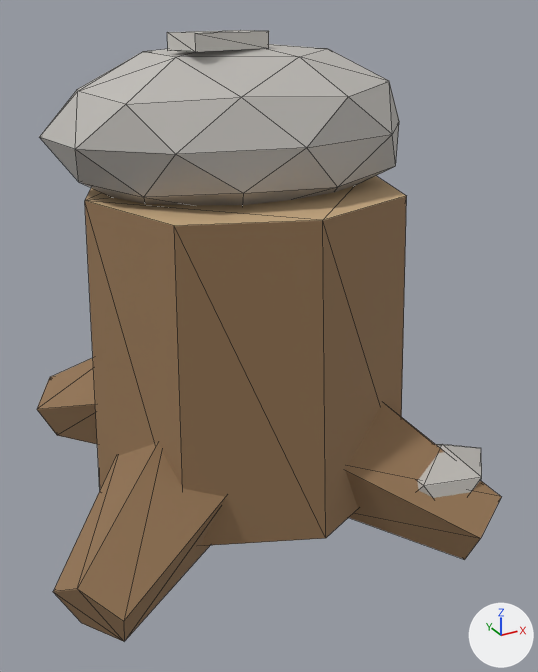
One commit to the glTF model assets/3d/models/anvil.glb: the scene before it, then after it.
One viewpoint serves both versions: a 50 mm camera at (-0.455, -0.909, 0.645) aimed at (0.02, -0.046, 0.214). Arrows for +X, +Y and +Z are at lower right; the lights stay in place. The first picture is the older version. Mesh edges are drawn as thin lines. Vertices at exactly the same position are counted once.

In view in the first picture: 'anvil'.
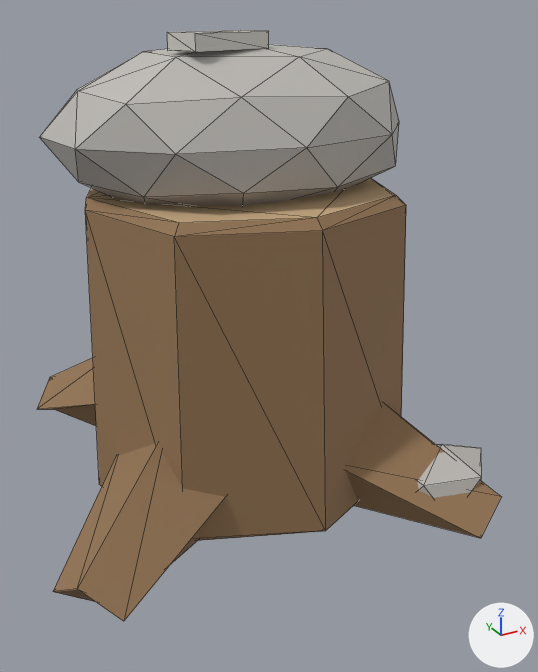
Changed parts and their boxes (x1, y1, x2, y2) in the pictures (538 x 672 px; the box of a moved part takes in the faces that stretch with it):
'anvil', reshaped: before (37, 30, 501, 641); after (37, 30, 501, 621)
part 1 of me_anvil, rebuilt: before (85, 176, 407, 546); after (85, 178, 406, 541)
part 2 of me_anvil, moved or reshaped (mostly hidden): before (37, 404, 481, 641); after (47, 404, 479, 602)

The change, as a list of edits to the scene's bpy script:
```text
Change me_anvil:
    used by ob_anvil; location = (0.0, 0.0, 0.0)
    verts and faces of me_anvil; kept vertices keep their numbers, new ones are numbered from 118
    before: 20 (0.086, 0.13, -0.017), 21 (0.282, 0.232, -0.053), 22 (0.152, 0.033, -0.017), 23 (0.319, 0.179, -0.053), 30 (-0.13, 0.086, -0.017)
    before: 31 (-0.232, 0.282, -0.053) at pixel (57, 435), 32 (-0.033, 0.152, -0.017), 33 (-0.179, 0.319, -0.053), 40 (-0.086, -0.13, -0.017), 41 (-0.282, -0.232, -0.053) at pixel (124, 641)
    before: 42 (-0.152, -0.033, -0.017), 43 (-0.319, -0.179, -0.053) at pixel (81, 623), 50 (0.13, -0.086, -0.017), 51 (0.232, -0.282, -0.053), 52 (0.033, -0.152, -0.017)
    before: 53 (0.179, -0.319, -0.053) at pixel (464, 559), 98 (0.18, -0.25, -0.019)
    remove me_anvil.from_pydata(...)  # 118 vertices, 204 faces; spans x -0.346..0.346, y -0.346..0.346, z -0.053..0.62
    add me_anvil.from_pydata(...)  # 134 vertices, 236 faces; spans x -0.346..0.346, y -0.346..0.346, z 0.0..0.62
    me_anvil part 1: the loose piece of 16 vertices spanning x -0.235..0.244, y -0.24..0.238, z -0.002..0.428 is rebuilt with 32 vertices and now spans x -0.235..0.244, y -0.24..0.237, z 0.0..0.428
    me_anvil part 2
    add for i in [20, 22, 30, 32, 40, 42, 50, 52]: verts[i] += (0.0, 0.0, 0.017)
    add for i in [21, 23, 31, 33, 41, 43, 51, 53]: verts[i] += (0.0, 0.0, 0.053)
    add verts[98] = (0.18, -0.25, 0.0)  # moved
```
